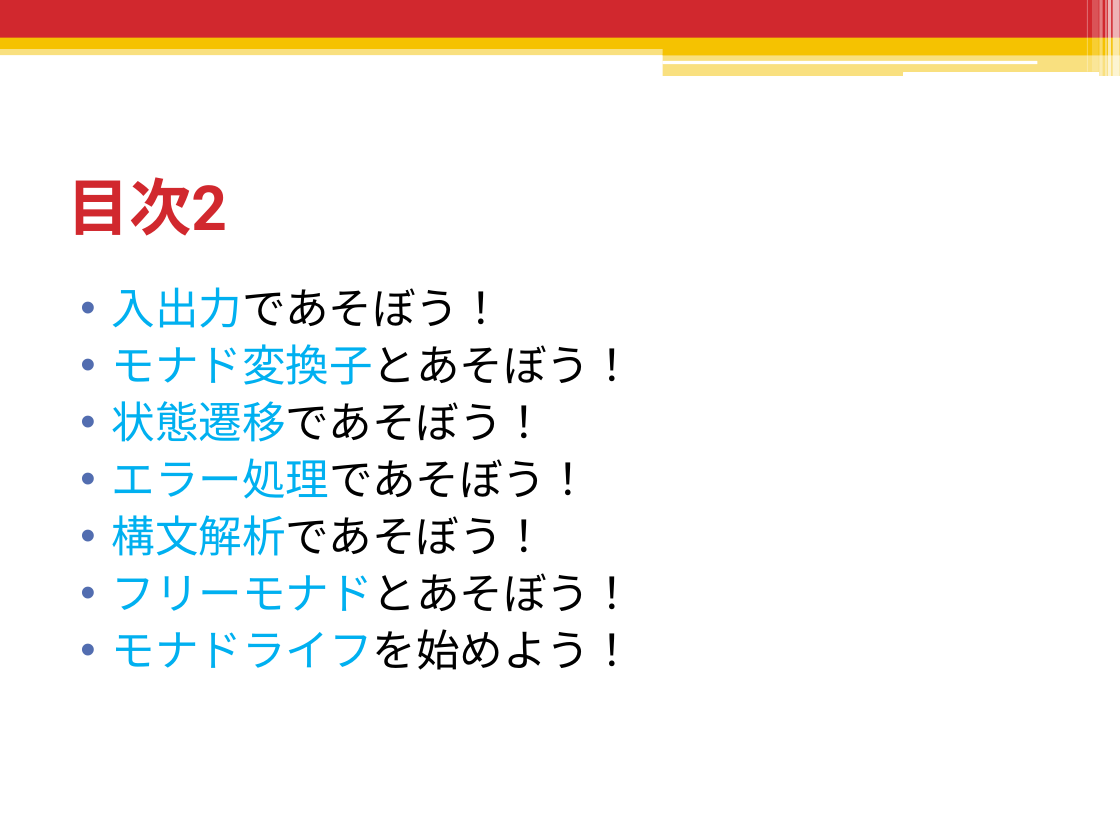
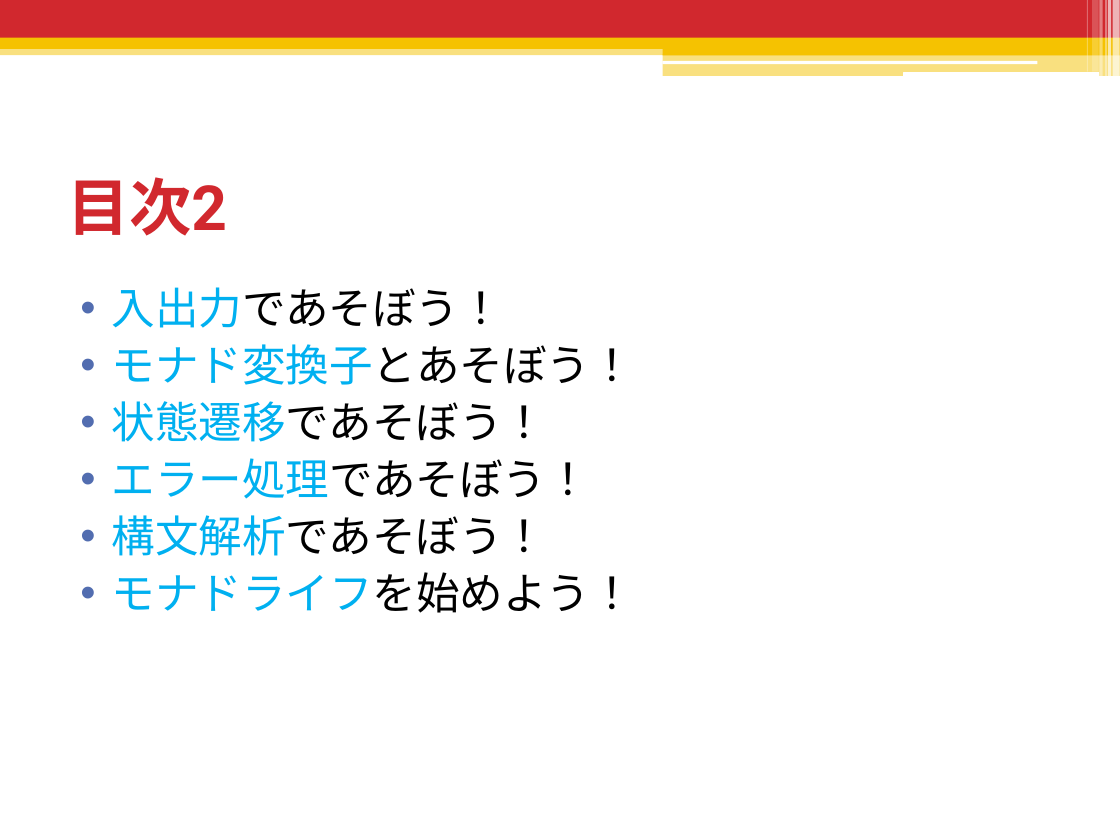
Before and after one commit to shiatsumat/HaskellLecture, a slide deck: slide 3 of 2_monad/slides/2_monad.pptx. Drawn at 1120x840 pixels with LibreOffice and Linux fonts; fonts in the diff are those of the drawing. Boxes give left, top, right and bottom in pixels: in the first picture for what was removed or moved away, otherwise in the second. Text is boxed around its words. In the diff, an @@ line names an element or a change of style, - is before the commit and + after.

```diff
--- a/2_monad/slides/2_monad.pptx
+++ b/2_monad/slides/2_monad.pptx
@@ text at (112, 573, 634, 612): paragraph removed @@
-• フリーモナドとあそぼう！
```
Also in this commit, not shown: 1 other slide changed, 1 slide removed, 2 other files.
